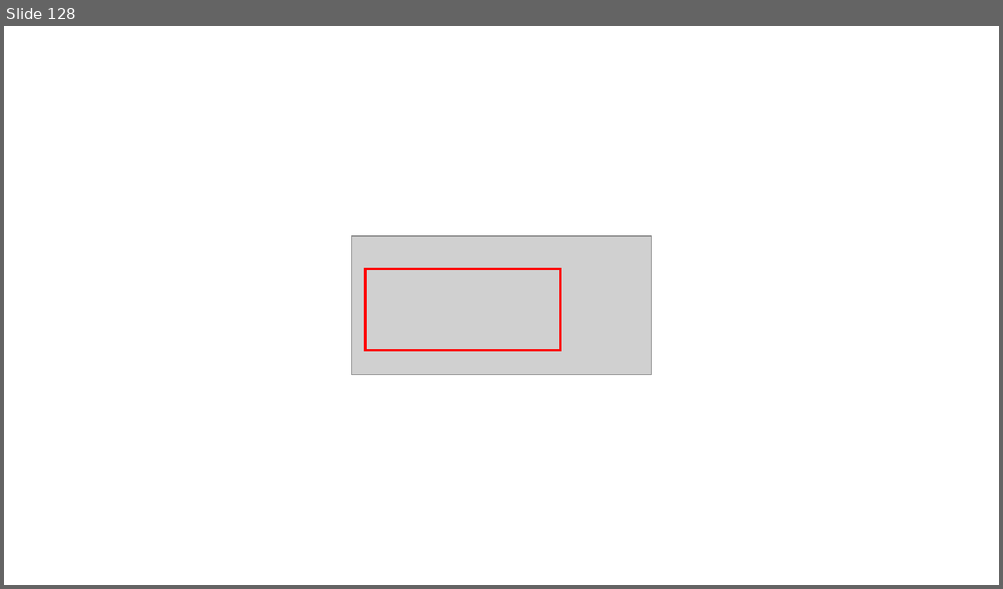
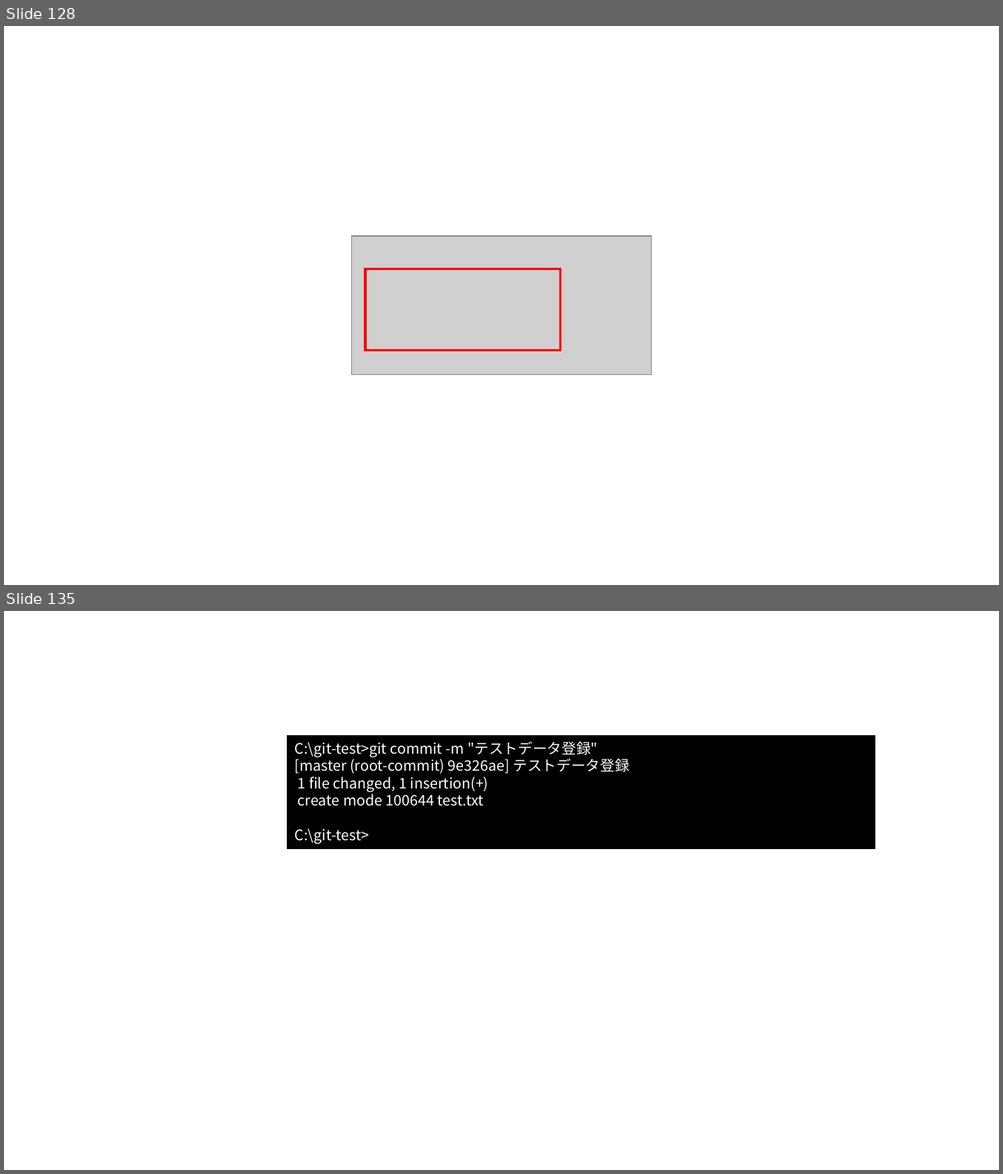
Before and after one commit to nishida2073/ai_navive, a slide deck: 01_テキスト/Git入門_図.pptx. Shown one above the other, each under a label of ours: slide 128 before the commit, slides 128 and 135 after it; the slides between them are not shown. The pictures are 1003x589 and 1003x1174 pixels, drawn with LibreOffice and Linux fonts; fonts in the diff are those of the drawing; grey boxes stand for pictures. Boxes give left, top, right and bottom in pixels: in the first picture for what was removed or moved away, otherwise in the second. Text is boxed around its words. In the diff, an @@ line names an element or a change of style, - is before the commit and + after.

```diff
--- a/01_テキスト/Git入門_図.pptx
+++ b/01_テキスト/Git入門_図.pptx
@@ slide 135 added at (x1=4, y1=611, x2=999, y2=1170), background #FFFFFF @@
@@ rectangle added at (x1=287, y1=735, x2=875, y2=849), fill #000000, outline #000000 1 pt, 14 pt, text #FFFFFF @@
+C:\git-test>git commit -m "テストデータ登録"
+[master (root-commit) 9e326ae] テストデータ登録
+1 file changed, 1 insertion(+)
+create mode 100644 test.txt
+C:\git-test>
```
Also in this commit, not shown: 10 slides changed, 11 other slides added, 3 slides removed, 1 other file.
